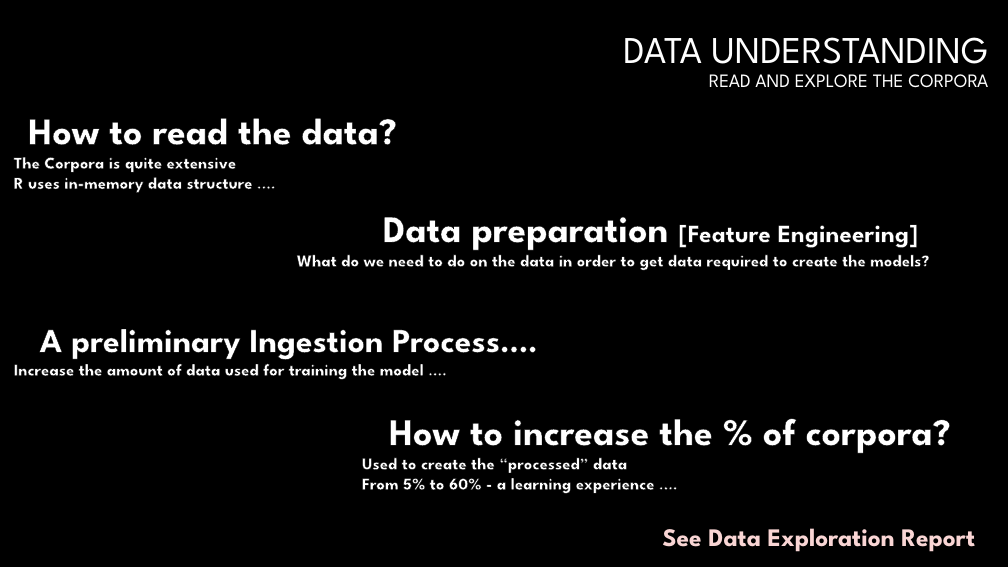
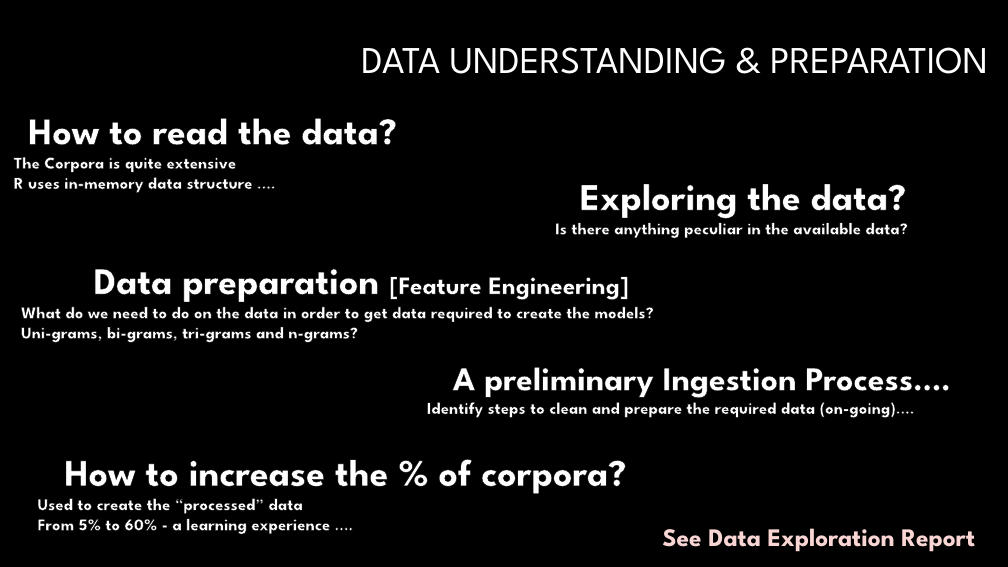
Before and after one commit to pparacch/CapstoneProjectDataScienceSpecialization, a slide deck: slide 10 of notes/meetUp_case_textPrediction.pptx. Drawn at 1008x567 pixels with LibreOffice and Linux fonts; fonts in the diff are those of the drawing; background and template pictures are left out. Boxes give left, top, right and bottom in pixels: in the first picture for what was removed or moved away, otherwise in the second. Text is boxed around its words. In the diff, an @@ line names an element or a change of style, - is before the commit and + after.

```diff
--- a/notes/meetUp_case_textPrediction.pptx
+++ b/notes/meetUp_case_textPrediction.pptx
@@ title at <box>361,47,988,74</box>: text changed; size 18 to 36 pt @@
-DATA UNDERSTANDING
-READ AND EXPLORE THE CORPORA
+DATA UNDERSTANDING & PREPARATION
@@ text added at <box>555,184,907,238</box>, 16 pt, text #FFFFFF, bold @@
+Exploring the data?
+Is there anything peculiar in the available data?
@@ text "Data preparation [Feature Engineering]": place and size @@
-text "Data preparation [Feature Engineering]" at <box>297,217,929,270</box>
+text "Data preparation [Feature Engineering]" at <box>21,269,653,343</box>
@@ text at <box>21,327,358,343</box>: paragraph added @@
+Uni-grams, bi-grams, tri-grams and n-grams?
@@ text "A preliminary Ingestion Process….": place and size @@
-text "A preliminary Ingestion Process…." at <box>14,329,538,379</box>
+text "A preliminary Ingestion Process…." at <box>427,367,951,418</box>
@@ text at <box>427,397,915,418</box>: text changed @@
-Increase the amount of data used for training the model ….
+Identify steps to clean and prepare the required data (on-going)….
@@ text "How to increase the % ...": place and size @@
-text "How to increase the % ..." at <box>362,419,951,493</box>
+text "How to increase the % ..." at <box>38,459,626,534</box>
```
Also in this commit, not shown: 2 other slides changed, 1 slide added.
